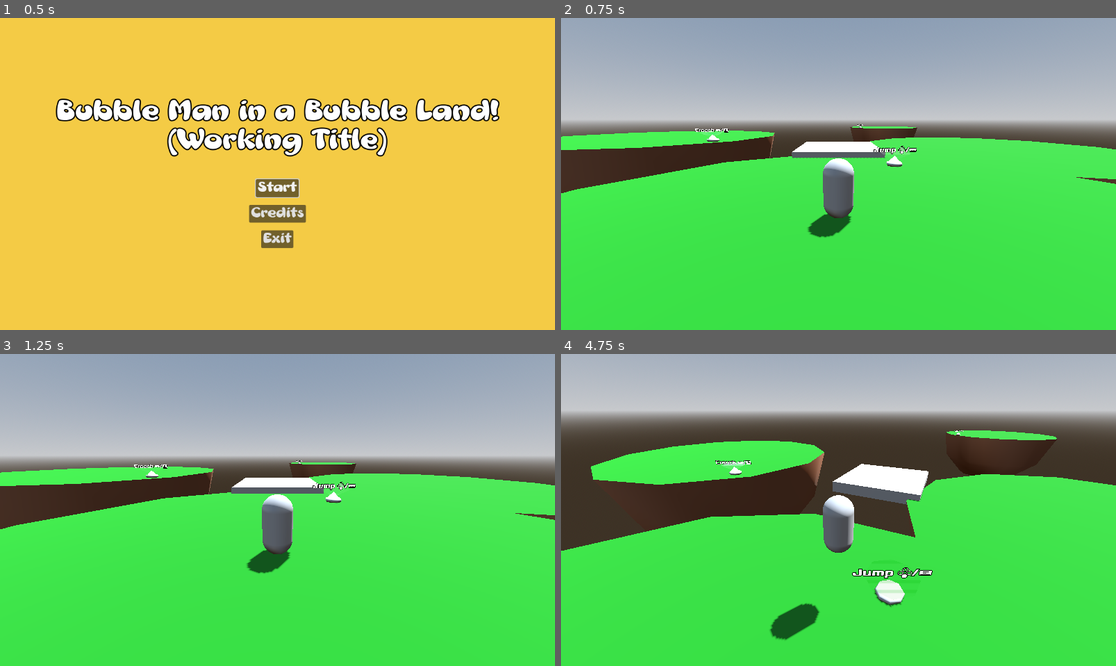
Above: before the commit, frames 1-4 (two rows, left to right).
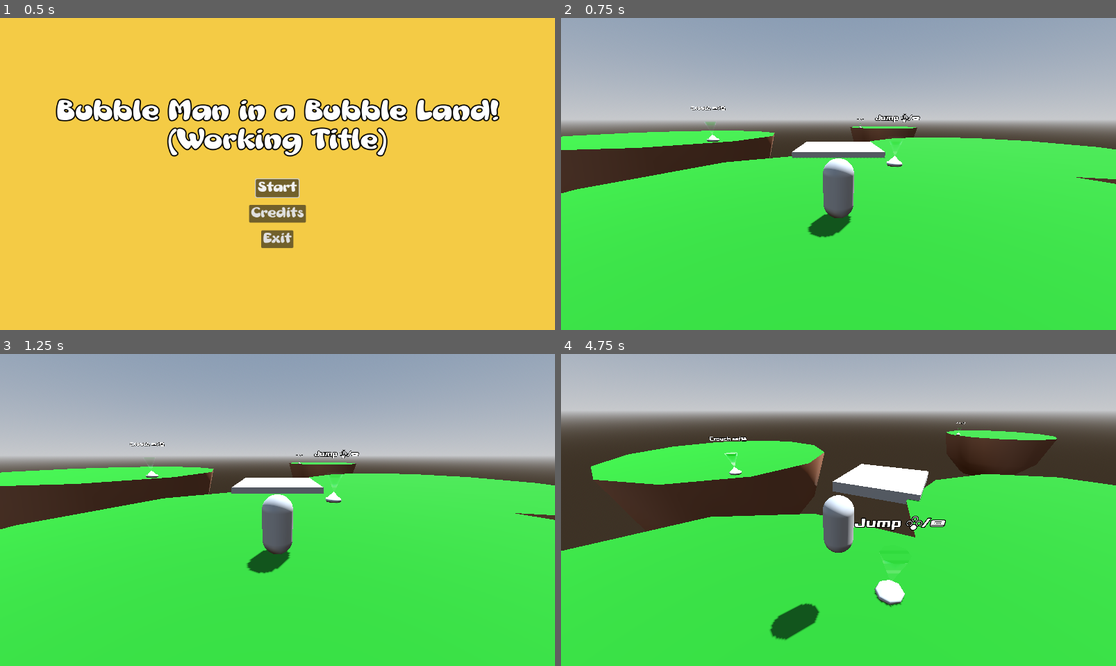
Above: after the commit, the same moments.

Repository: Gertkeno/GGJ2025
Game: Godot game, scene res://main_menu.tscn
Same seed, same stepped clock (60 frames per second), same inputs: the game is played once before the commit and once after it.
Inputs (mouse positions are in pixels of both pictures, inside the frame that each line leads up to):
- Up to frame 1 (0.5 s): no input
- Up to frame 2 (0.75 s): click "Start" at 0.5 s
- Up to frame 3 (1.25 s): no input
- Up to frame 4 (4.75 s): tap Enter at 1.25 s; move the mouse to (960, 494) at 1.27 s; press the mouse at (960, 494) at 1.28 s; hold Right (right) 1.28-2.03 s; tap Space (jump) at 1.52, 2.27, 3.77, 4.52 s; move the mouse to (810, 510) at 2.02 s; release the mouse at (810, 510) at 2.03 s; hold Up (forward) from 2.03 s (still down); tap Shift (crouch) at 2.1, 3.6 s; move the mouse to (849, 503) at 2.77 s; press the mouse at (849, 503) at 2.78 s; move the mouse to (832, 516) at 3.52 s; release the mouse at (832, 516) at 3.53 s; move the mouse to (877, 513) at 4.27 s; press the mouse at (877, 513) at 4.28 s

Frame 1 is identical in both runs. In frame 2, 0.4% of the frame differs, in the area x 23-65%, y 28-44%; in frame 3, 0.3%; in frame 4, 0.9%, in the area x 26-73%, y 21-79%.

Commit message:
Raise tutorial text up

Diff:
--- a/TutorialPopup/tutorial_text.tscn
+++ b/TutorialPopup/tutorial_text.tscn
@@ -21,7 +21,7 @@
 cone = true
 
 [node name="Label3D" type="Label3D" parent="."]
-transform = Transform3D(1, 0, 0, 0, 1, 0, 0, 0, 1, 0, 1, 0)
+transform = Transform3D(1, 0, 0, 0, 1, 0, 0, 0, 1, 0, 3.16121, 0)
 billboard = 2
 text = "GAME_ACTION_JUMP ↦/⟵"
 font = ExtResource("1_vqfy1")
@@ -29,8 +29,8 @@
 outline_size = 22
 
 [node name="CSGCylinder3D2" type="CSGCylinder3D" parent="."]
-transform = Transform3D(-0.593496, -5.18851e-08, 0, 5.18851e-08, -0.593496, 0, 0, 0, 0.593496, -0.00424457, 0.48004, -0.00407481)
+transform = Transform3D(-0.593496, -5.18851e-08, 0, 5.18851e-08, -0.593496, 0, 0, 0, 0.593496, -0.00424457, 1.1713, -0.00407481)
 material_override = ExtResource("1_upbiv")
-radius = 1.79392
-height = 1.0
+radius = 0.963568
+height = 2.34083
 cone = true
